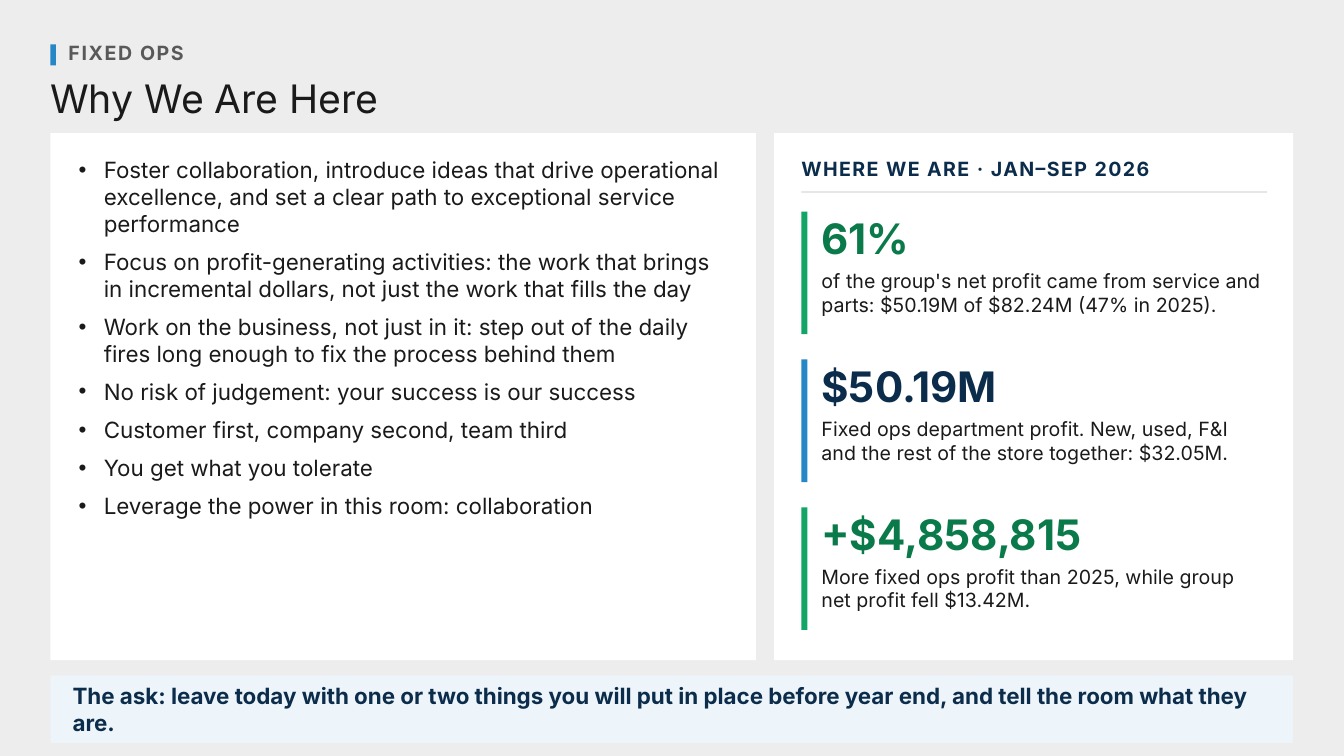
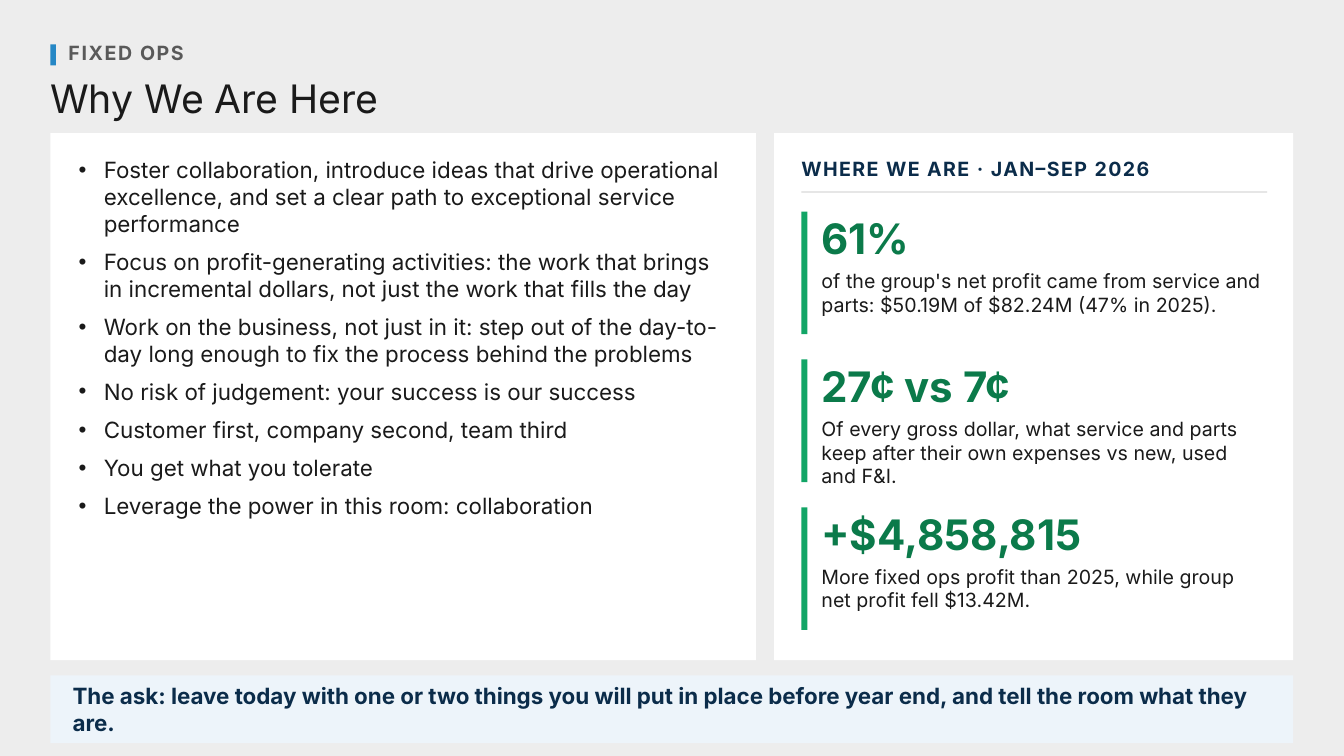
Before and after one commit to Ndresner/Noah, a slide deck: slide 3 of day2-deck/decks/Fixed Ops - Day 2 Example Test Deck.pptx. Drawn at 1344x756 pixels with LibreOffice and Linux fonts; fonts in the diff are those of the drawing. Boxes give left, top, right and bottom in pixels: in the first picture for what was removed or moved away, otherwise in the second. Text is boxed around its words. In the diff, an @@ line names an element or a change of style, - is before the commit and + after.

```diff
--- a/day2-deck/decks/Fixed Ops - Day 2 Example Test Deck.pptx
+++ b/day2-deck/decks/Fixed Ops - Day 2 Example Test Deck.pptx
@@ text at [104, 318, 718, 367]: text changed @@
-• Work on the business, not just in it: step out of the daily fires long enough to fix the process behind them
+• Work on the business, not just in it: step out of the day-to-day long enough to fix the process behind the problems
@@ rectangle at [802, 360, 808, 483]: fill #2587C5 to #12A566 @@
@@ text at [821, 371, 1010, 403]: text changed; text colour #0B2C4A to #0B7A4A @@
-$50.19M
+27¢ vs 7¢
@@ text at [821, 421, 1238, 484]: text changed @@
-Fixed ops department profit. New, used, F&I and the rest of the store together: $32.05M.
+Of every gross dollar, what service and parts keep after their own expenses vs new, used and F&I.
```
Also in this commit, not shown: 43 other slides changed, 1 slide removed, 46 other files.
